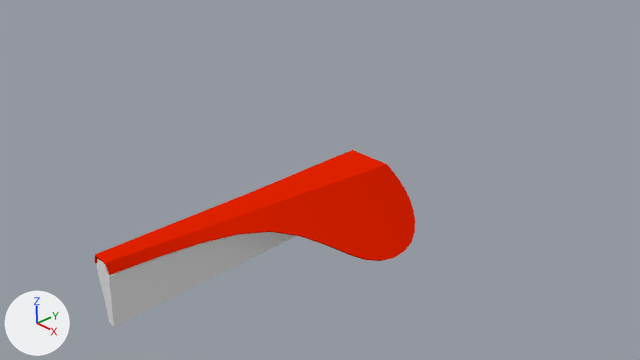
Two versions of the Blender file Blender/Ship v3.blend, one commit apart.
Rendered twice from the file's camera 'Camera'. The axes (+X, +Y, +Z) are drawn at lower left. The lights are the same throughout.
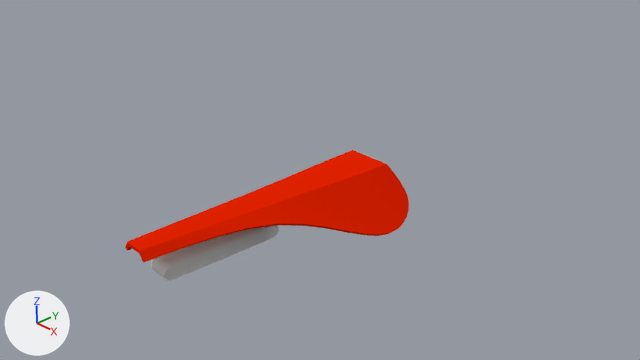
Boxes (x1, y1, x2, y2) around the edits, measured in the pictures (640 x 360 px; the box of a moved part takes in the faces that stretch with it):
'Cube.001', reshaped, modifiers changed (11% narrower, 10% shorter): before (95, 150, 415, 275); after (125, 150, 409, 263)
'Cube', reshaped, modifiers changed: before (97, 232, 296, 327); after (151, 225, 279, 281)
part 1 of me_cube_002, moved or reshaped: before (95, 200, 271, 275); after (125, 198, 277, 263)
part 2 of me_cube_002, moved or reshaped: before (253, 164, 415, 261); after (257, 164, 409, 236)
part 3 of me_cube_001, built on: before (97, 232, 296, 327)

The change, as a list of edits to the scene's bpy script:
```text
Change me_cube_002:
    where me_cube_002.from_pydata(...)  # 20 vertices, 12 faces; spans x -1.39..1.39, y -3.4..1.88, z -0.76..0.56
    used by ob_cube_001; location = (0.0, 0.0, -0.08)
    me_cube_002 part 1
    me_cube_002.vertices[2].co: (0.14, -3.4, 0.56) -> (0.16, -2.92, 0.55)
    me_cube_002.vertices[3].co: (-0.14, -3.4, 0.56) -> (-0.16, -2.92, 0.55)
    me_cube_002.vertices[6].co: (0.21, -3.4, 0.41) -> (0.24, -2.92, 0.41)
    me_cube_002.vertices[7].co: (-0.21, -3.4, 0.41) -> (-0.24, -2.92, 0.41)
    me_cube_002 part 2
    me_cube_002.vertices[5].co: (1.36, 1.46, -0.76) -> (1.11, 1.37, -0.46)
    me_cube_002.vertices[15].co: (1.39, 0.2, -0.7) -> (1.11, 0.65, -0.43)
Change me_cube_001:
    used by ob_cube; location = (0.0, 0.0, 0.0)
    remove me_cube_001.from_pydata(...)  # 24 vertices, 22 faces; spans x -0.56..0.56, y -3.4..1.64, z -0.57..0.43
    add me_cube_001.from_pydata(...)  # 24 vertices, 24 faces; spans x -0.52..0.52, y -2.92..1.64, z -0.54..0.41
    me_cube_001 part 3
    2 faces are deleted
    4 vertices in x -0.38..0.38, y 0.76..1.64, z 0.29..0.32 move by (0.0, 0.0, -0.04)
    14 vertices move from x -0.56..0.56, y -3.4..1.64, z -0.57..0.43 to x -0.52..0.52, y -2.92..1.64, z -0.54..0.41
    4 new faces join them
Add me_cylinder:
    me_cylinder.from_pydata(...)  # 68 vertices, 34 faces; spans x -0.5..0.5, y -0.6..1.33, z -0.12..0.12
Change ob_cube_001:
    where _m = ob_cube_001.modifiers.new('Solidify', 'SOLIDIFY')
    _m.thickness: 0.025 -> 0.05
Change ob_cube:
    add _m = ob_cube.modifiers.new('Boolean', 'BOOLEAN')
    add _m.object = ob_cylinder
    add _m.operation = 'INTERSECT'
    add _m.solver = 'FLOAT'
Add ob_cylinder:
    ob_cylinder = bpy.data.objects.new('Cylinder', me_cylinder)
    ob_cylinder.location = (0.0, -2.024, -0.0706)
    ob_cylinder.hide_viewport = True
```
